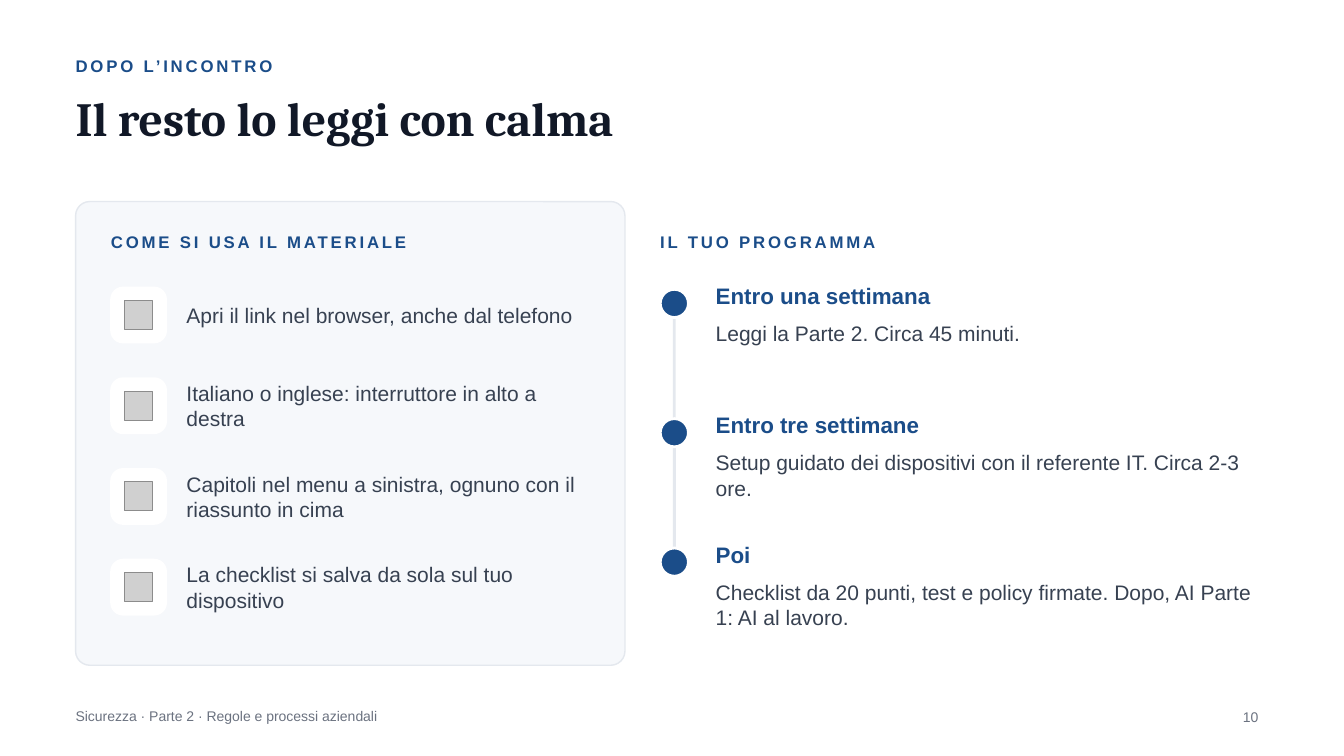
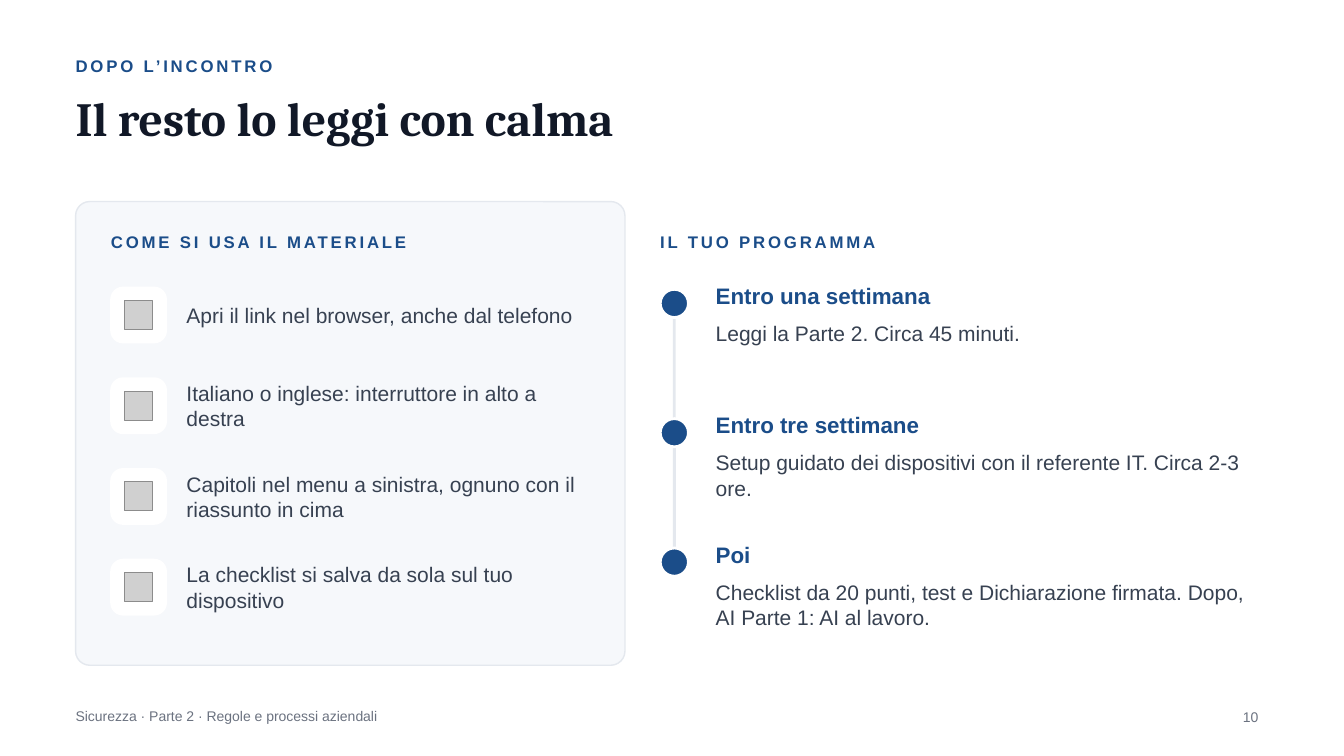
Before and after one commit to Mr-Hodler/IT-Security-AI-CrossCompany, a slide deck: slide 10 of Sicurezza Parte 2, Presentazione.pptx. Drawn at 1344x756 pixels with LibreOffice and Linux fonts; fonts in the diff are those of the drawing; grey boxes stand for pictures. Boxes give left, top, right and bottom in pixels: in the first picture for what was removed or moved away, otherwise in the second. Text is boxed around its words. In the diff, an @@ line names an element or a change of style, - is before the commit and + after.

Commit message:
Dichiarazione di sicurezza al posto del Policy Set

```diff
--- a/Sicurezza Parte 2, Presentazione.pptx
+++ b/Sicurezza Parte 2, Presentazione.pptx
@@ text at (716,584,1244,625): text changed @@
-Checklist da 20 punti, test e policy firmate. Dopo, AI Parte 1: AI al lavoro.
+Checklist da 20 punti, test e Dichiarazione firmata. Dopo, AI Parte 1: AI al lavoro.
```
Also in this commit, not shown: 1 other slide changed, 5 other files.
